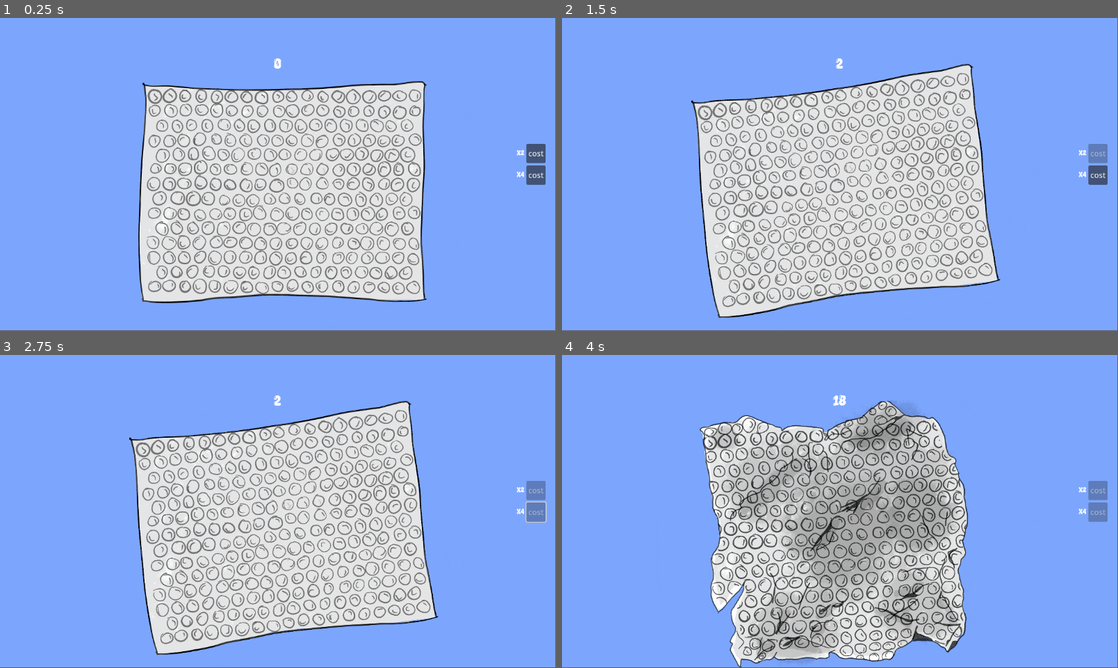
Above: before the commit, frames 1-4 (two rows, left to right).
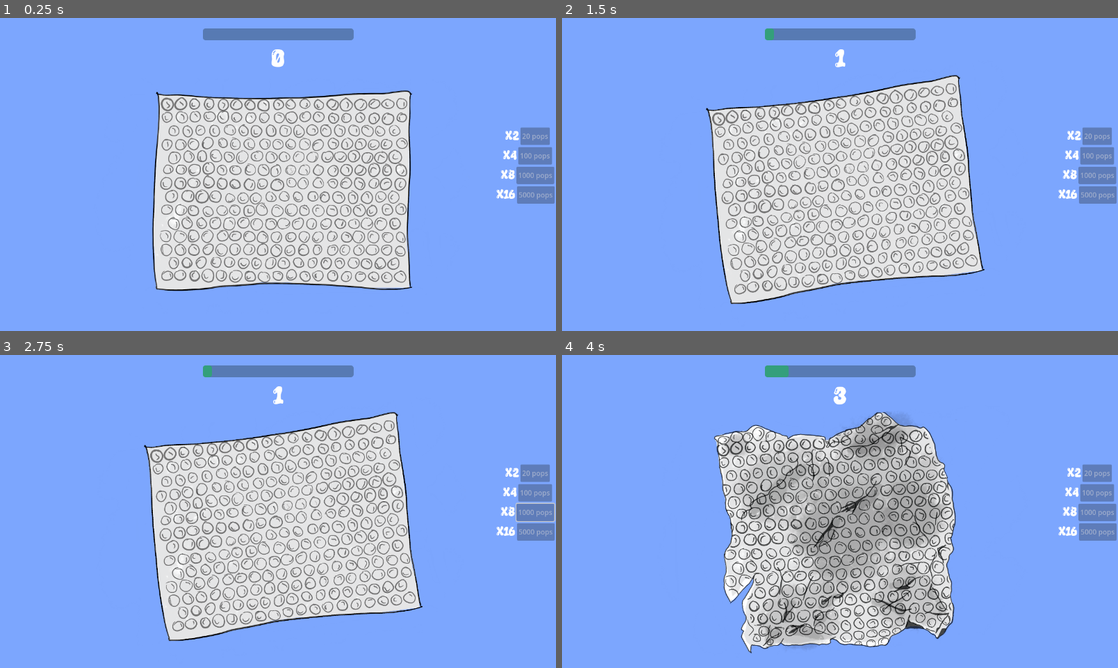
Above: after the commit, the same moments.

Repository: Diegodmbot/GlobalGameJam2025
Game: Godot game, scene res://node_2d.tscn
Two runs of this game, one before a commit and one after it. Both use one fixed random seed, a clock stepped at 60 frames per second and the inputs below.
Inputs (mouse positions are in pixels of both pictures, inside the frame that each line leads up to):
- Up to frame 1 (0.25 s): no input
- Up to frame 2 (1.5 s): click (1095, 152) at 0.5 s, where only the run before the commit has a clickable "cost"; click (840, 196) at 1.25 s
- Up to frame 3 (2.75 s): click (533, 511) at 2 s, where only the run before the commit has a clickable "cost"
- Up to frame 4 (4 s): click (840, 533) at 2.75 s; click (840, 533) at 3.5 s
The window is 799x449 before the commit and 800x450 after it. Grey fills any space a smaller window leaves; there, only what the larger window draws over its background counts as a difference.

The runs differ from the first frame. In frame 1, 22% of the frame differs, in the area x 24-100%, y 3-92%; in frame 2, 22%; in frame 3, 22%; in frame 4, 24%, in the area x 24-100%, y 3-100%.

Commit message:
Terminao

Diff:
--- a/button.gd
+++ b/button.gd
@@ -1,12 +1,25 @@
 extends Button
 
 @export var valor_boton: int
+@export var puntos_desbloqueo: int
 signal mult_pops(value: int)
+@onready var progress_bar: ProgressBar = $"../../../../../../../../Main/ProgressBar"
+@onready var contador: Label = $"../../../../../../../../Main/Contador"
+
+var comprado: bool = false
 
 # Called when the node enters the scene tree for the first time.
 func _ready() -> void:
 	pressed.connect(_on_pressed)
+	text = str(puntos_desbloqueo) + " pops"
+	progress_bar.max_value = 20
+
+func _process(delta: float) -> void:
+	if comprado or int(contador.text) < puntos_desbloqueo:
+		disabled = true
+	else:
+		disabled = false
 
 func _on_pressed() -> void:
 	mult_pops.emit(valor_boton)
-	disabled = true
+	comprado = true
--- a/mejoras.gd
+++ b/mejoras.gd
@@ -2,12 +2,16 @@
 
 @onready var buttonx2: Button = $MarginContainer/PanelContainer/MarginContainer/VBoxContainer/x2/HBoxContainer/Button
 @onready var buttonx4: Button = $MarginContainer/PanelContainer/MarginContainer/VBoxContainer/x4/HBoxContainer/Button
+@onready var buttonx8: Button = $MarginContainer/PanelContainer/MarginContainer/VBoxContainer/x8/HBoxContainer/Button
+@onready var buttonx16: Button = $MarginContainer/PanelContainer/MarginContainer/VBoxContainer/x16/HBoxContainer/Button
 var multiplicador: int = 1
 
 # Called when the node enters the scene tree for the first time.
 func _ready() -> void:
 	buttonx2.mult_pops.connect(_on_button)
 	buttonx4.mult_pops.connect(_on_button)
+	buttonx8.mult_pops.connect(_on_button)
+	buttonx16.mult_pops.connect(_on_button)
 
 func _on_button(value) -> void:
 	multiplicador = multiplicador * value
--- a/node_2d.gd
+++ b/node_2d.gd
@@ -4,13 +4,30 @@
 @onready var mejoras: Control = $Mejoras
 @onready var texture_button = $Main/TextureButton
 @onready var current_state:int = 1
+@onready var progress_bar: ProgressBar = $Main/ProgressBar
+var valor_maximo: int = 20
+var initial_position : Vector2
 
-const INITIAL_POSITION = Vector2(-960, -167)
 const ADDER : int = 1
 
+func _ready() -> void:
+	initial_position = texture_button.position
 
 func _on_texture_button_pressed():
 	contador.text = str(int(contador.text) + ADDER * mejoras.multiplicador)
+	progress_bar.value += ADDER * mejoras.multiplicador
+	if progress_bar.value >= progress_bar.max_value:
+		print(progress_bar.max_value)
+		progress_bar.value = valor_maximo
+		match valor_maximo:
+			20:
+				progress_bar.max_value = 100
+			100:
+				progress_bar.max_value = 1000
+			1000:
+				progress_bar.max_value = 5000
+		valor_maximo = progress_bar.max_value
+	# print(ADDER * mejoras.multiplicador)
 	# cambiar textura
 	var new_texture: CompressedTexture2D = null
 	current_state = current_state + 1 if current_state != 5 else 0
@@ -34,9 +51,9 @@
 	tween.tween_property(texture_button, "rotation_degrees", randf_range(-3, -10), 0.05)
 	if current_state == 0:
 		texture_button.disabled = true
-		tween.tween_property(texture_button, "position", Vector2(texture_button.position.x, 800), 1)
+		tween.tween_property(texture_button, "position", Vector2(texture_button.position.x, 800), 0.1)
 		await  tween.finished
-		texture_button.position = INITIAL_POSITION
+		texture_button.position = initial_position
 		texture_button.scale = Vector2(0,0)
 		#tween.stop()
 		$Main/TextureButton/AnimationPlayer.play("create")
--- a/node_2d.tscn
+++ b/node_2d.tscn
@@ -14,13 +14,30 @@
 
 [sub_resource type="LabelSettings" id="LabelSettings_k3u3j"]
 font = ExtResource("3_7gd3n")
+font_size = 32
 
 [sub_resource type="LabelSettings" id="LabelSettings_iuvw8"]
 font = ExtResource("3_7gd3n")
+font_size = 32
 
 [sub_resource type="LabelSettings" id="LabelSettings_tbhel"]
 font = ExtResource("3_7gd3n")
-font_size = 32
+font_size = 64
+
+[sub_resource type="Animation" id="Animation_804pn"]
+length = 0.001
+tracks/0/type = "value"
+tracks/0/imported = false
+tracks/0/enabled = true
+tracks/0/path = NodePath(".:scale")
+tracks/0/interp = 1
+tracks/0/loop_wrap = true
+tracks/0/keys = {
+"times": PackedFloat32Array(0),
+"transitions": PackedFloat32Array(1),
+"update": 0,
+"values": [Vector2(0.5, 0.5)]
+}
 
 [sub_resource type="Animation" id="Animation_mc113"]
 resource_name = "create"
@@ -38,21 +55,6 @@
 "values": [Vector2(0, 0), Vector2(0.5, 0.5)]
 }
 
-[sub_resource type="Animation" id="Animation_804pn"]
-length = 0.001
-tracks/0/type = "value"
-tracks/0/imported = false
-tracks/0/enabled = true
-tracks/0/path = NodePath(".:scale")
-tracks/0/interp = 1
-tracks/0/loop_wrap = true
-tracks/0/keys = {
-"times": PackedFloat32Array(0),
-"transitions": PackedFloat32Array(1),
-"update": 0,
-"values": [Vector2(0.5, 0.5)]
-}
-
 [sub_resource type="AnimationLibrary" id="AnimationLibrary_mtwkm"]
 _data = {
 "RESET": SubResource("Animation_804pn"),
@@ -78,6 +80,7 @@
 anchor_bottom = 1.0
 grow_horizontal = 2
 grow_vertical = 2
+theme_override_constants/margin_right = 0
 
 [node name="PanelContainer" type="PanelContainer" parent="Mejoras/MarginContainer"]
 layout_mode = 2
@@ -85,14 +88,14 @@
 
 [node name="MarginContainer" type="MarginContainer" parent="Mejoras/MarginContainer/PanelContainer"]
 layout_mode = 2
-theme_override_constants/margin_right = 50
+theme_override_constants/margin_right = 70
 
 [node name="VBoxContainer" type="VBoxContainer" parent="Mejoras/MarginContainer/PanelContainer/MarginContainer"]
 layout_mode = 2
 size_flags_horizontal = 8
 size_flags_vertical = 4
 theme_override_constants/separation = 45
-alignment = 1
+alignment = 2
 
 [node name="x2" type="Control" parent="Mejoras/MarginContainer/PanelContainer/MarginContainer/VBoxContainer"]
 layout_mode = 2
@@ -113,15 +116,15 @@
 
 [node name="Label" type="Label" parent="Mejoras/MarginContainer/PanelContainer/MarginContainer/VBoxContainer/x2/HBoxContainer"]
 layout_mode = 2
-text = "x2"
+text = " x2"
 label_settings = SubResource("LabelSettings_k3u3j")
 
 [node name="Button" type="Button" parent="Mejoras/MarginContainer/PanelContainer/MarginContainer/VBoxContainer/x2/HBoxContainer"]
 custom_minimum_size = Vector2(40, 0)
 layout_mode = 2
-text = "cost"
 script = ExtResource("3_d6h28")
 valor_boton = 2
+puntos_desbloqueo = 20
 
 [node name="x4" type="Control" parent="Mejoras/MarginContainer/PanelContainer/MarginContainer/VBoxContainer"]
 layout_mode = 2
@@ -142,15 +145,73 @@
 
 [node name="Label" type="Label" parent="Mejoras/MarginContainer/PanelContainer/MarginContainer/VBoxContainer/x4/HBoxContainer"]
 layout_mode = 2
-text = "x4"
+text = " x4"
 label_settings = SubResource("LabelSettings_iuvw8")
 
 [node name="Button" type="Button" parent="Mejoras/MarginContainer/PanelContainer/MarginContainer/VBoxContainer/x4/HBoxContainer"]
 custom_minimum_size = Vector2(40, 0)
 layout_mode = 2
-text = "cost"
 script = ExtResource("3_d6h28")
 valor_boton = 4
+puntos_desbloqueo = 100
+
+[node name="x8" type="Control" parent="Mejoras/MarginContainer/PanelContainer/MarginContainer/VBoxContainer"]
+layout_mode = 2
+size_flags_horizontal = 4
+
+[node name="HBoxContainer" type="HBoxContainer" parent="Mejoras/MarginContainer/PanelContainer/MarginContainer/VBoxContainer/x8"]
+layout_mode = 1
+anchors_preset = 7
+anchor_left = 0.5
+anchor_top = 1.0
+anchor_right = 0.5
+anchor_bottom = 1.0
+offset_left = -20.0
+offset_top = -40.0
+offset_right = 20.0
+grow_horizontal = 2
+grow_vertical = 0
+
+[node name="Label" type="Label" parent="Mejoras/MarginContainer/PanelContainer/MarginContainer/VBoxContainer/x8/HBoxContainer"]
+layout_mode = 2
+text = " x8"
+label_settings = SubResource("LabelSettings_iuvw8")
+
+[node name="Button" type="Button" parent="Mejoras/MarginContainer/PanelContainer/MarginContainer/VBoxContainer/x8/HBoxContainer"]
+custom_minimum_size = Vector2(40, 0)
+layout_mode = 2
+script = ExtResource("3_d6h28")
+valor_boton = 8
+puntos_desbloqueo = 1000
+
+[node name="x16" type="Control" parent="Mejoras/MarginContainer/PanelContainer/MarginContainer/VBoxContainer"]
+layout_mode = 2
+size_flags_horizontal = 4
+
+[node name="HBoxContainer" type="HBoxContainer" parent="Mejoras/MarginContainer/PanelContainer/MarginContainer/VBoxContainer/x16"]
+layout_mode = 1
+anchors_preset = 7
+anchor_left = 0.5
+anchor_top = 1.0
+anchor_right = 0.5
+anchor_bottom = 1.0
+offset_left = -20.0
+offset_top = -40.0
+offset_right = 20.0
+grow_horizontal = 2
+grow_vertical = 0
+
+[node name="Label" type="Label" parent="Mejoras/MarginContainer/PanelContainer/MarginContainer/VBoxContainer/x16/HBoxContainer"]
+layout_mode = 2
+text = "x16"
+label_settings = SubResource("LabelSettings_iuvw8")
+
+[node name="Button" type="Button" parent="Mejoras/MarginContainer/PanelContainer/MarginContainer/VBoxContainer/x16/HBoxContainer"]
+custom_minimum_size = Vector2(40, 0)
+layout_mode = 2
+script = ExtResource("3_d6h28")
+valor_boton = 16
+puntos_desbloqueo = 5000
 
 [node name="Main" type="Control" parent="."]
 layout_mode = 3
@@ -173,7 +234,7 @@
 offset_left = -8.0
 offset_top = 83.0
 offset_right = 8.0
-offset_bottom = -540.0
+offset_bottom = -612.0
 grow_horizontal = 2
 grow_vertical = 2
 size_flags_vertical = 0
@@ -212,4 +273,17 @@
 "": SubResource("AnimationLibrary_mtwkm")
 }
 
+[node name="ProgressBar" type="ProgressBar" parent="Main"]
+modulate = Color(5.19812e-06, 0.841239, 0.153042, 1)
+layout_mode = 1
+anchors_preset = 5
+anchor_left = 0.5
+anchor_right = 0.5
+offset_left = -173.0
+offset_top = 24.0
+offset_right = 174.0
+offset_bottom = 51.0
+grow_horizontal = 2
+show_percentage = false
+
 [connection signal="pressed" from="Main/TextureButton" to="." method="_on_texture_button_pressed"]
--- a/project.godot
+++ b/project.godot
@@ -10,11 +10,20 @@
 
 [application]
 
-config/name="GGJ2025"
+config/name="Bubblewrap clicker"
 run/main_scene="res://node_2d.tscn"
 config/features=PackedStringArray("4.3", "Forward Plus")
 config/icon="res://icon.svg"
 
+[display]
+
+window/size/viewport_width=1280
+window/size/viewport_height=720
+
 [dotnet]
 
 project/assembly_name="GGJ2025"
+
+[rendering]
+
+textures/vram_compression/import_etc2_astc=true
--- a/texture_button.gd
+++ b/texture_button.gd
@@ -1,5 +1,6 @@
 extends TextureButton
 
+@onready var progress_bar: ProgressBar = $"../ProgressBar"
 
 # Called when the node enters the scene tree for the first time.
 func _ready() -> void:
Not shown, added: export_presets.cfg
Not shown, changed: .gitignore
